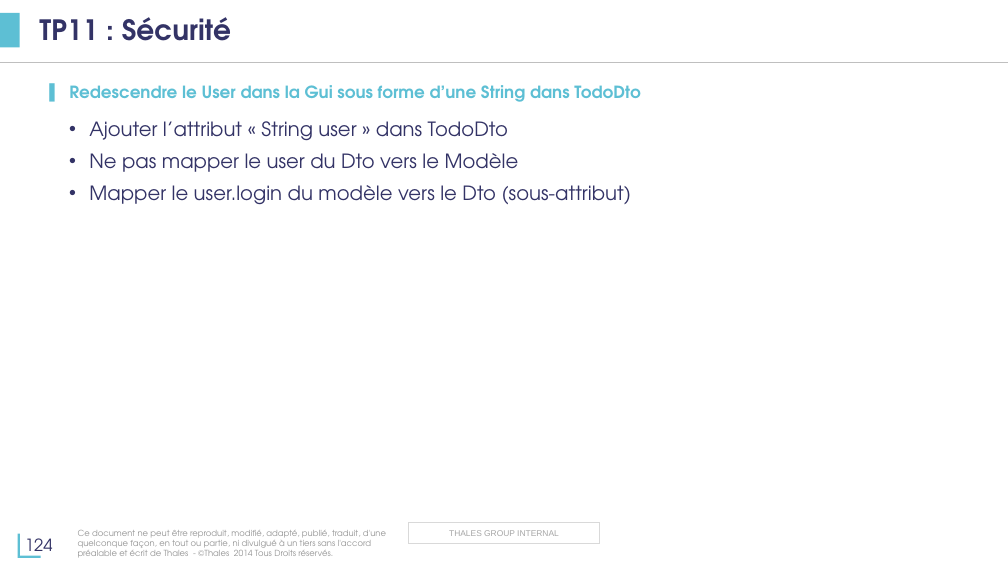
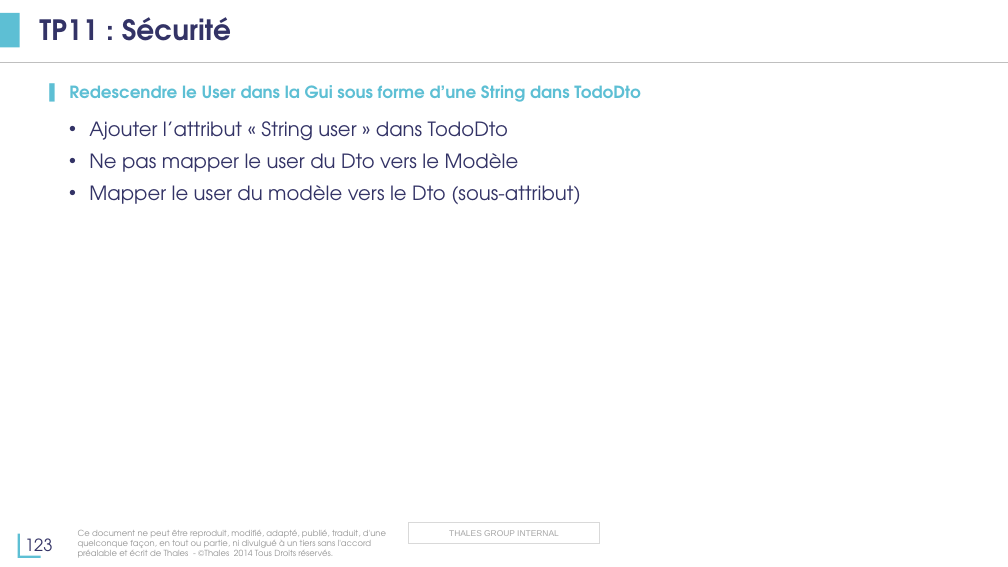
Before and after one commit to tsn-coding-dojo/java-spring-formation, a slide deck: slide 123 of présentation/Formation-Java.pptx (slide 124 before the commit). Drawn at 1008x567 pixels with LibreOffice and Linux fonts; fonts in the diff are those of the drawing; background and template pictures are left out. Boxes give left, top, right and bottom in pixels: in the first picture for what was removed or moved away, otherwise in the second. Text is boxed around its words. In the diff, an @@ line names an element or a change of style, - is before the commit and + after.

```diff
--- a/présentation/Formation-Java.pptx
+++ b/présentation/Formation-Java.pptx
@@ text at [89, 185, 580, 204]: text changed @@
-  • Mapper le user.login du modèle vers le Dto (sous-attribut)
+  • Mapper le user du modèle vers le Dto (sous-attribut)
@@ page number at [25, 538, 53, 558]: text changed @@
-124
+123
```
Also in this commit, not shown: 2 other slides changed, 1 slide removed, 19 other files.
